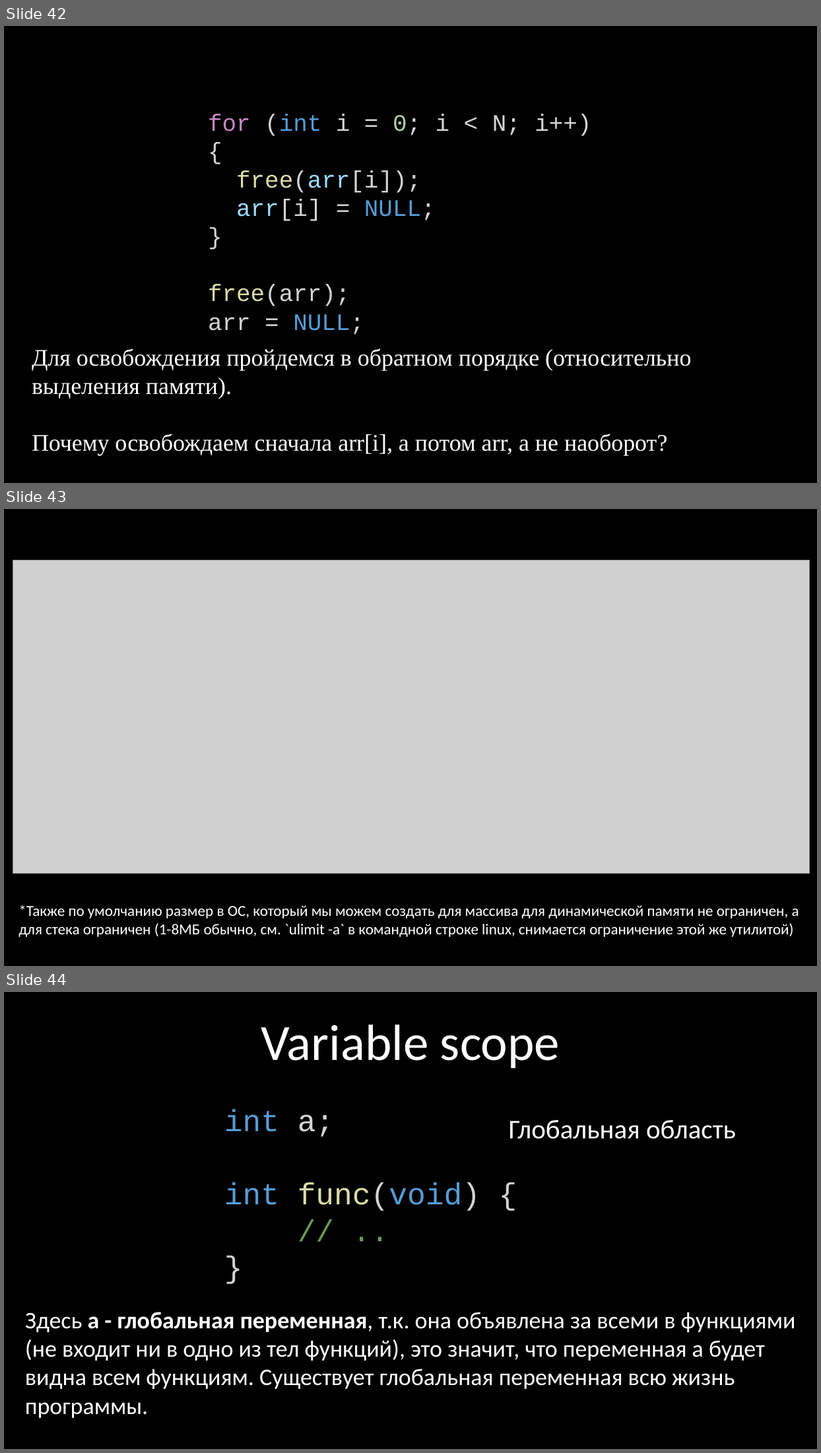
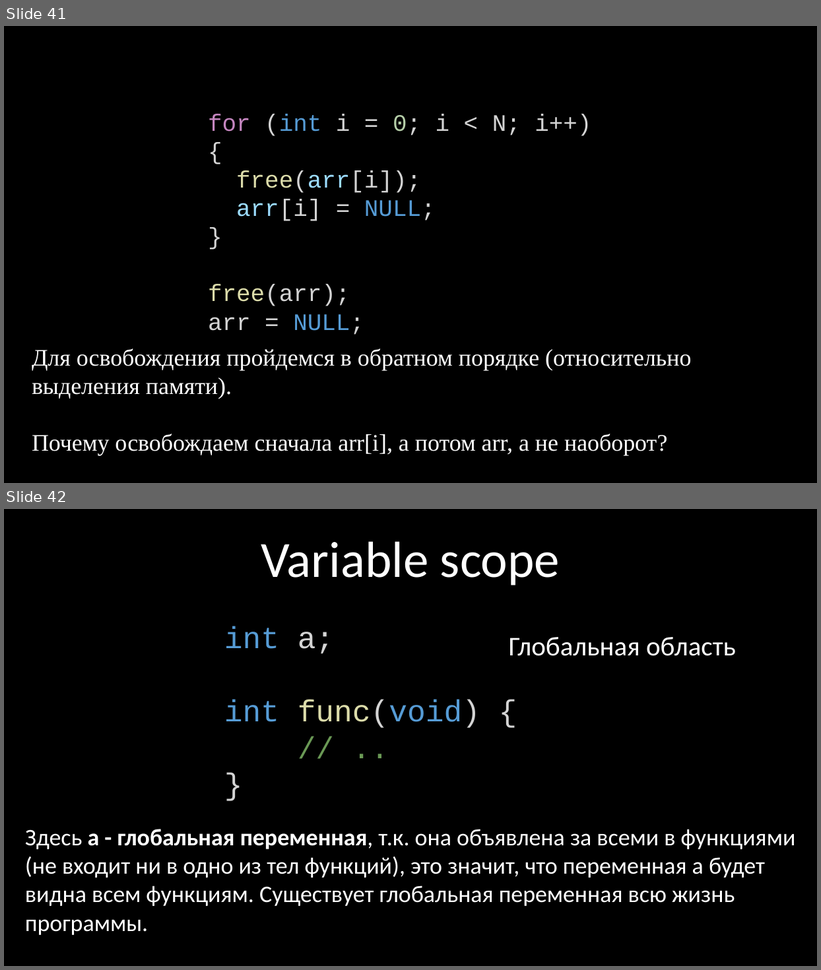
Before and after one commit to kruffka/C-Programming, a slide deck: 6_pointers/6_pointers.pptx. Shown one above the other, each under a label of ours: slides 42, 43 and 44 before the commit, slides 41 and 42 after it. The pictures are 821x1453 and 821x970 pixels, drawn with LibreOffice and Linux fonts; fonts in the diff are those of the drawing; grey boxes stand for pictures. Boxes give left, top, right and bottom in pixels: in the first picture for what was removed or moved away, otherwise in the second. Text is boxed around its words. In the diff, an @@ line names an element or a change of style, - is before the commit and + after.

```diff
--- a/6_pointers/6_pointers.pptx
+++ b/6_pointers/6_pointers.pptx
@@ slide 43 removed at (4, 509, 817, 966), background #000000 @@
@@ picture removed at (13, 560, 810, 874) @@
@@ text removed at (19, 905, 799, 937) @@
-*Также по умолчанию размер в ОС, который мы можем создать для массива для динамической памяти не ограничен, а для стека ограничен (1-8МБ обычно, см. `ulimit -a` в командной строке linux, снимается ограничение этой же утилитой)
@@ what was slide 42 is now slide 41 @@
@@ what was slide 44 is now slide 42 @@
```
Also in this commit, not shown: 8 slides changed, 4 other slides removed, 18 other files.
